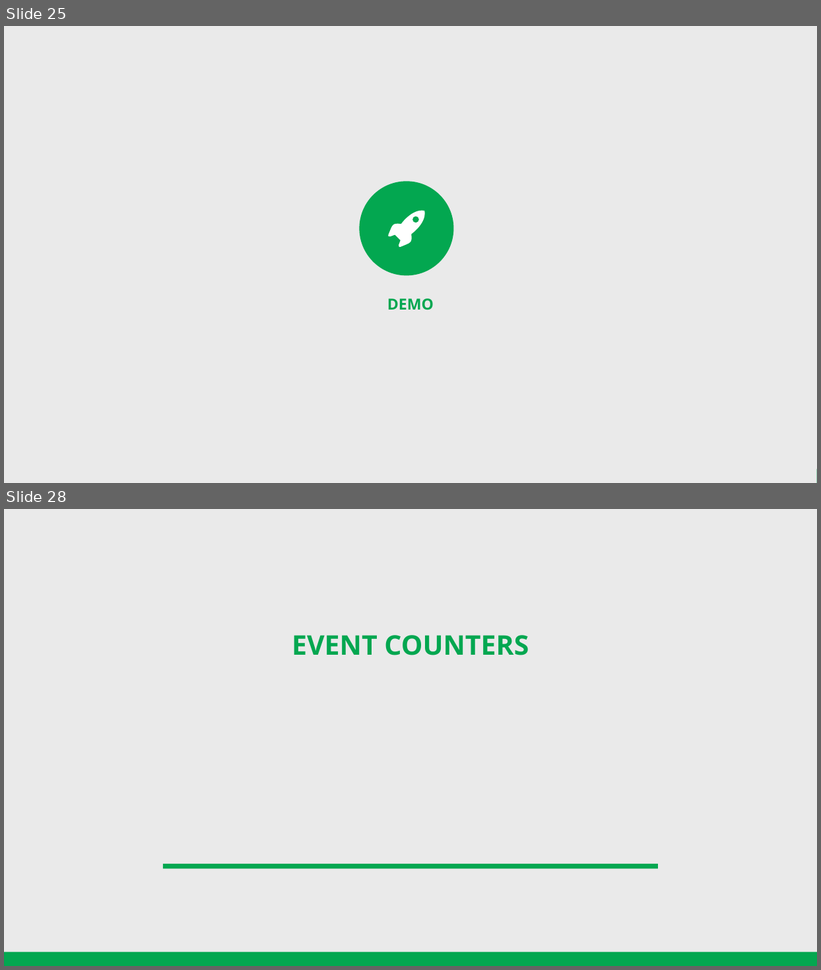
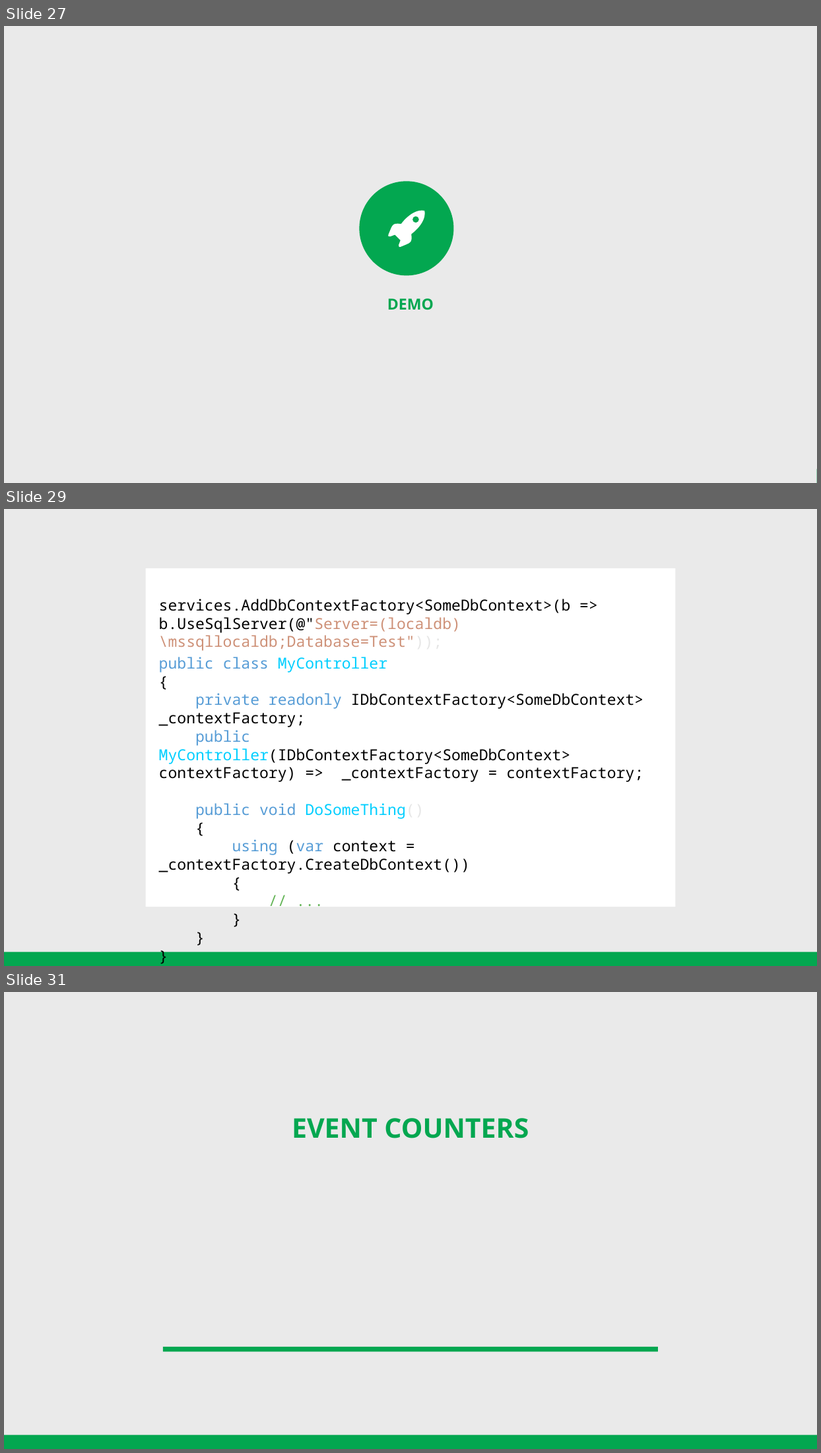
Before and after one commit to cwoodruff/EFCore5Demos, a slide deck: What’s new in Entity Framework Core 5.pptx. Shown one above the other, each under a label of ours: slides 25 and 28 before the commit, slides 27, 29 and 31 after it; the slides between them are not shown. The pictures are 821x970 and 821x1453 pixels, drawn with LibreOffice and Linux fonts; fonts in the diff are those of the drawing. Boxes give left, top, right and bottom in pixels: in the first picture for what was removed or moved away, otherwise in the second. Text is boxed around its words. In the diff, an @@ line names an element or a change of style, - is before the commit and + after.

```diff
--- a/What’s new in Entity Framework Core 5.pptx
+++ b/What’s new in Entity Framework Core 5.pptx
@@ slide 29 added at [4,509,817,966], background #EAEAEA; not listed: 1 template element that a slide beside it also shows @@
@@ rectangle added at [146,568,676,908], fill #FFFFFF @@
@@ text added at [159,599,571,651], 18 pt, text #000000 @@
+services.AddDbContextFactory<SomeDbContext>(b => b.UseSqlServer(@"Server=(localdb)\mssqllocaldb;Database=Test"));
@@ text added at [159,657,644,874], 18 pt, text #000000 @@
+public class MyController
+{
+private readonly IDbContextFactory<SomeDbContext> _contextFactory;
+public MyController(IDbContextFactory<SomeDbContext> contextFactory) => _contextFactory = contextFactory;
+public void DoSomeThing()
+{
+using (var context = _contextFactory.CreateDbContext())
+{
+// ...
+}
+}
+}
@@ what was slide 25 is now slide 27 @@
@@ what was slide 28 is now slide 31 @@
```
Also in this commit, not shown: 6 slides changed, 3 other slides added.
